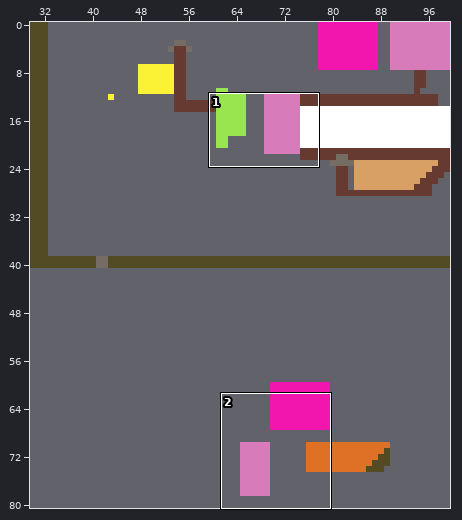
A Tiled map gets an edit: leveldesign/level design.tmx. Above: a wide view before the commit, with the close-up outlined.
Close-up. Earlier state:
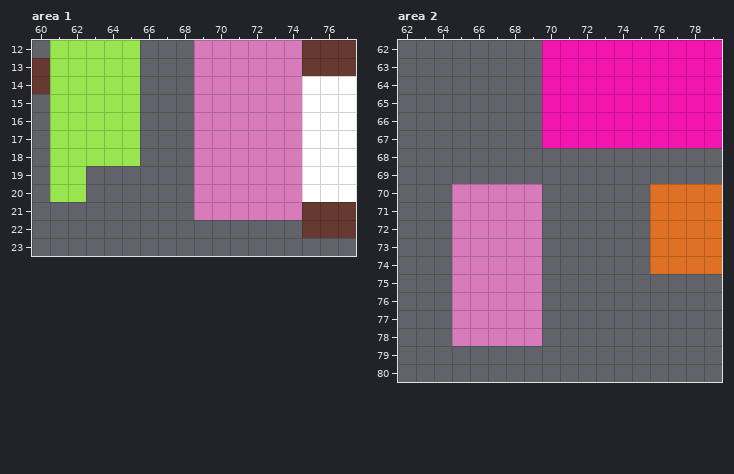
Cells are 48x48 px. Shown: area 1 x 60..77, y 12..23; area 2 x 62..79, y 62..80. The commit also changed other parts of the map, which this record leaves out.
Now the later version:
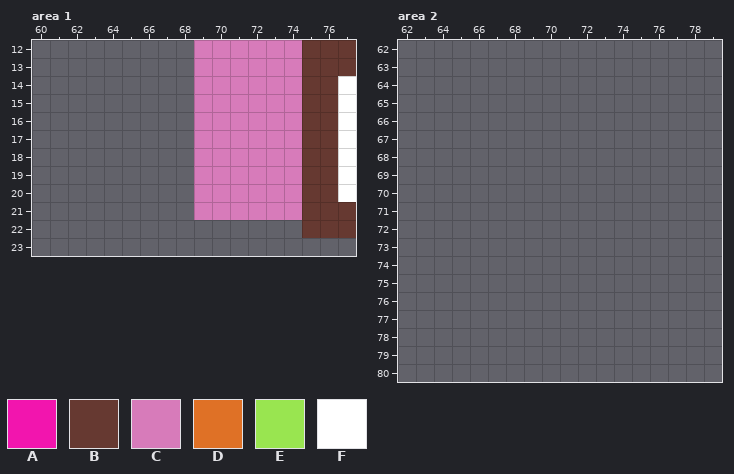
Key: from "plan level design": A 0, B 1, C 5, D 12, E 14, F 15.
_ is an empty cell.
Changes in this commit:
{"where": "layer \"autre\", area 1"}
{"y":12,"x":61,"old":"EEEEE","new":"_____"}
{"y":13,"x":61,"old":"EEEEE","new":"_____"}
{"y":14,"x":61,"old":"EEEEE","new":"_____"}
{"y":14,"x":75,"old":"__","new":"BB"}
{"y":15,"x":61,"old":"EEEEE","new":"_____"}
{"y":15,"x":75,"old":"__","new":"BB"}
{"y":16,"x":61,"old":"EEEEE","new":"_____"}
{"y":16,"x":75,"old":"__","new":"BB"}
{"y":17,"x":61,"old":"EEEEE","new":"_____"}
{"y":17,"x":75,"old":"__","new":"BB"}
{"y":18,"x":61,"old":"EEEEE","new":"_____"}
{"y":18,"x":75,"old":"__","new":"BB"}
{"y":19,"x":61,"old":"EE","new":"__"}
{"y":19,"x":75,"old":"__","new":"BB"}
{"y":20,"x":61,"old":"EE","new":"__"}
{"y":20,"x":75,"old":"__","new":"BB"}
{"where": "layer \"v2\" (removed), area 1"}
{"y":14,"x":75,"old":"FF","new":"__"}
{"y":15,"x":75,"old":"FF","new":"__"}
{"y":16,"x":75,"old":"FF","new":"__"}
{"y":17,"x":75,"old":"FF","new":"__"}
{"y":18,"x":75,"old":"FF","new":"__"}
{"y":19,"x":75,"old":"FF","new":"__"}
{"y":20,"x":75,"old":"FF","new":"__"}
{"where": "layer \"nique ta mère\" (removed), area 1"}
{"y":13,"x":60,"old":"B","new":"_"}
{"y":14,"x":60,"old":"B","new":"_"}
{"where": "layer \"v2\" (removed), area 2"}
{"y":62,"x":70,"old":"AAAAAAAAAA","new":"__________"}
{"y":63,"x":70,"old":"AAAAAAAAAA","new":"__________"}
{"y":64,"x":70,"old":"AAAAAAAAAA","new":"__________"}
{"y":65,"x":70,"old":"AAAAAAAAAA","new":"__________"}
{"y":66,"x":70,"old":"AAAAAAAAAA","new":"__________"}
{"y":67,"x":70,"old":"AAAAAAAAAA","new":"__________"}
{"y":70,"x":65,"old":"CCCCC","new":"_____"}
{"y":70,"x":76,"old":"DDDD","new":"____"}
{"y":71,"x":65,"old":"CCCCC","new":"_____"}
{"y":71,"x":76,"old":"DDDD","new":"____"}
{"y":72,"x":65,"old":"CCCCC","new":"_____"}
{"y":72,"x":76,"old":"DDDD","new":"____"}
{"y":73,"x":65,"old":"CCCCC","new":"_____"}
{"y":73,"x":76,"old":"DDDD","new":"____"}
{"y":74,"x":65,"old":"CCCCC","new":"_____"}
{"y":74,"x":76,"old":"DDDD","new":"____"}
{"y":75,"x":65,"old":"CCCCC","new":"_____"}
{"y":76,"x":65,"old":"CCCCC","new":"_____"}
{"y":77,"x":65,"old":"CCCCC","new":"_____"}
{"y":78,"x":65,"old":"CCCCC","new":"_____"}
{"label":"removed","picture_box":[32,40,140,202]}
{"label":"changed","picture_box":[302,76,338,202]}
{"label":"removed","picture_box":[542,40,722,148]}
{"label":"removed","picture_box":[452,184,542,346]}
{"label":"removed","picture_box":[650,184,722,274]}
